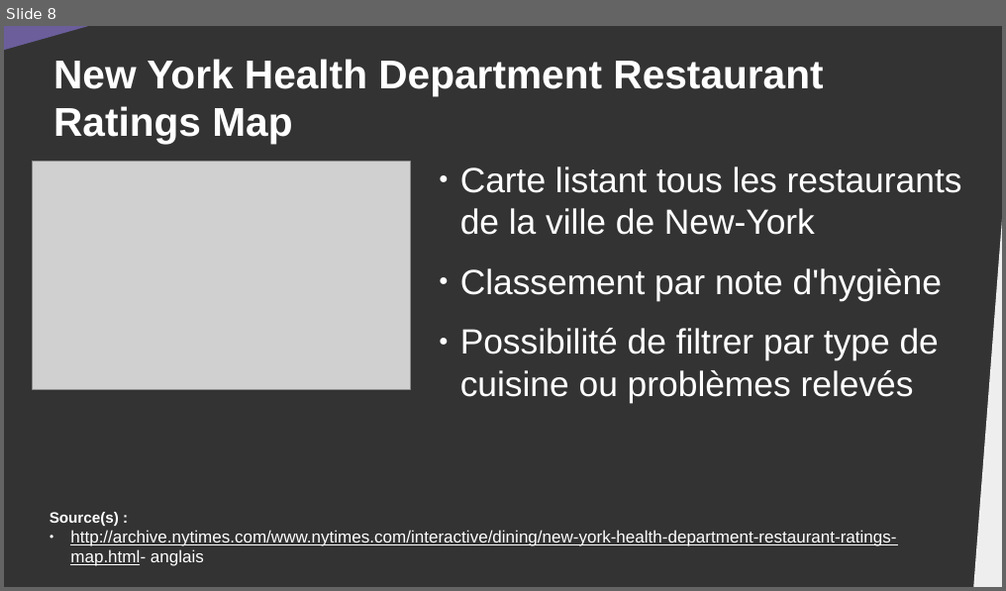
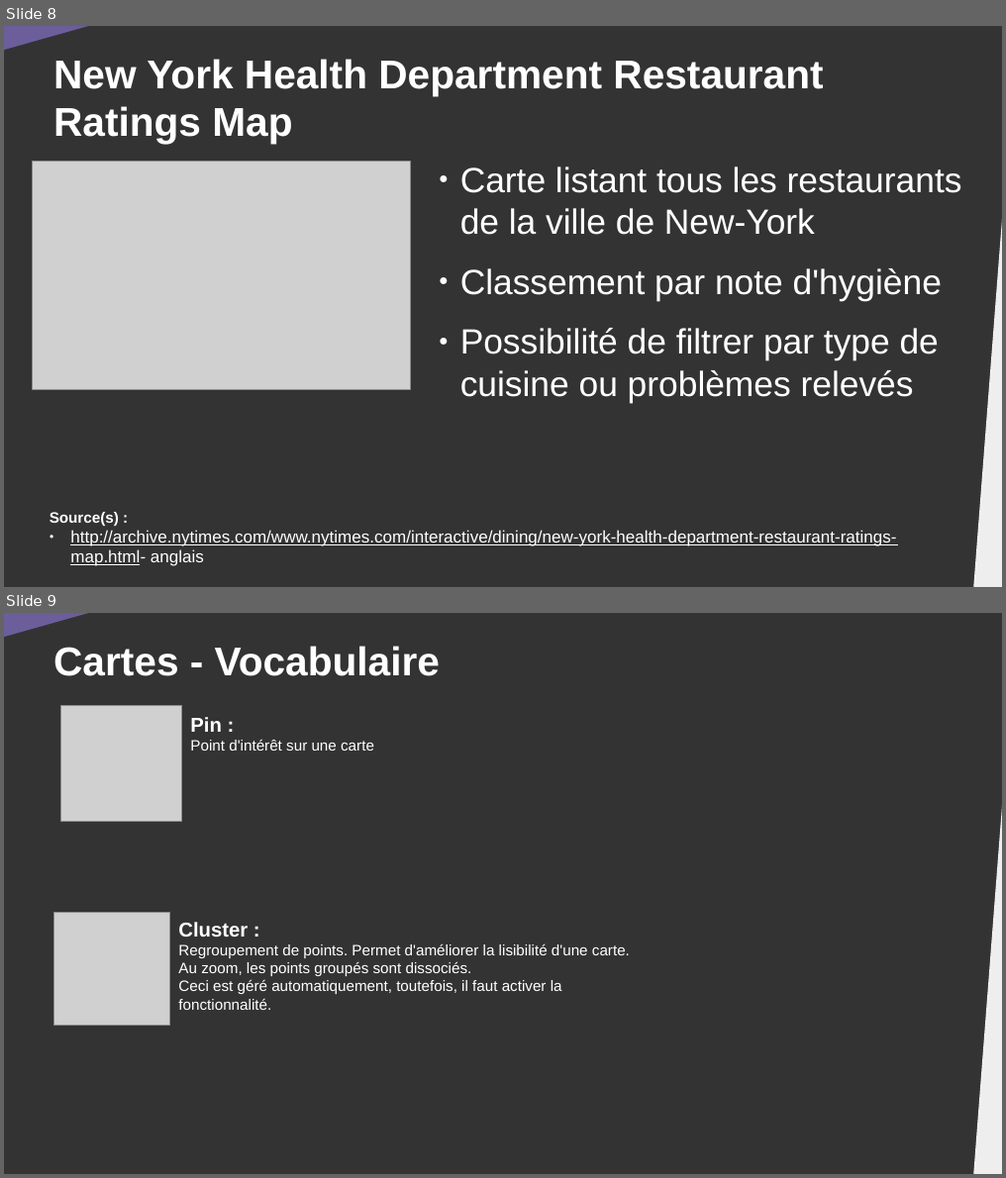
Before and after one commit to DanYellow/cours, a slide deck: data-journalisme-s4/travaux-pratiques/numero-5/presentation.odp. Shown one above the other, each under a label of ours: slide 8 before the commit, slides 8 and 9 after it. The pictures are 1006x591 and 1006x1178 pixels, drawn with LibreOffice and Linux fonts; fonts in the diff are those of the drawing; grey boxes stand for pictures. Boxes give left, top, right and bottom in pixels: in the first picture for what was removed or moved away, otherwise in the second. Text is boxed around its words. In the diff, an @@ line names an element or a change of style, - is before the commit and + after.

```diff
--- a/data-journalisme-s4/travaux-pratiques/numero-5/presentation.odp
+++ b/data-journalisme-s4/travaux-pratiques/numero-5/presentation.odp
@@ slide 9 added at (4, 613, 1002, 1174), background #333333 @@
@@ right triangle added at (4, 613, 113, 647), fill #6B5E9B @@
@@ title added at (54, 646, 440, 676), 32 pt, text #FFFFFF, bold @@
+Cartes - Vocabulaire
@@ picture added at (61, 705, 181, 821) @@
@@ text added at (190, 717, 374, 751), 12 pt, text #FFFFFF @@
+Pin :
+Point d'intérêt sur une carte
@@ right triangle added at (974, 788, 1002, 1174), fill #EEEEEE @@
@@ picture added at (54, 913, 169, 1026) @@
@@ text added at (178, 922, 630, 1010), 12 pt, text #FFFFFF @@
+Cluster :
+Regroupement de points. Permet d'améliorer la lisibilité d'une carte.
+Au zoom, les points groupés sont dissociés.
+Ceci est géré automatiquement, toutefois, il faut activer la fonctionnalité.
```
Also in this commit, not shown: 3 slides changed, 1 other slide added, 16 other files.
